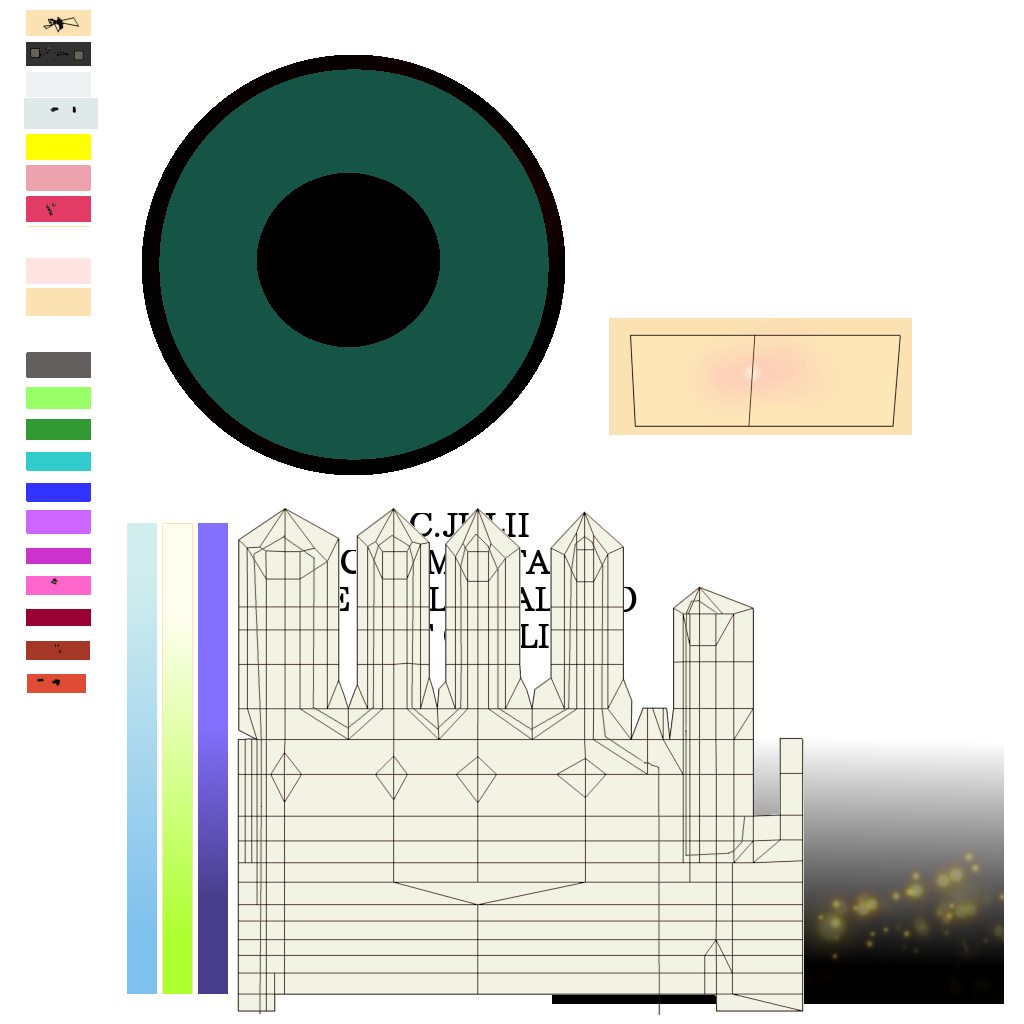
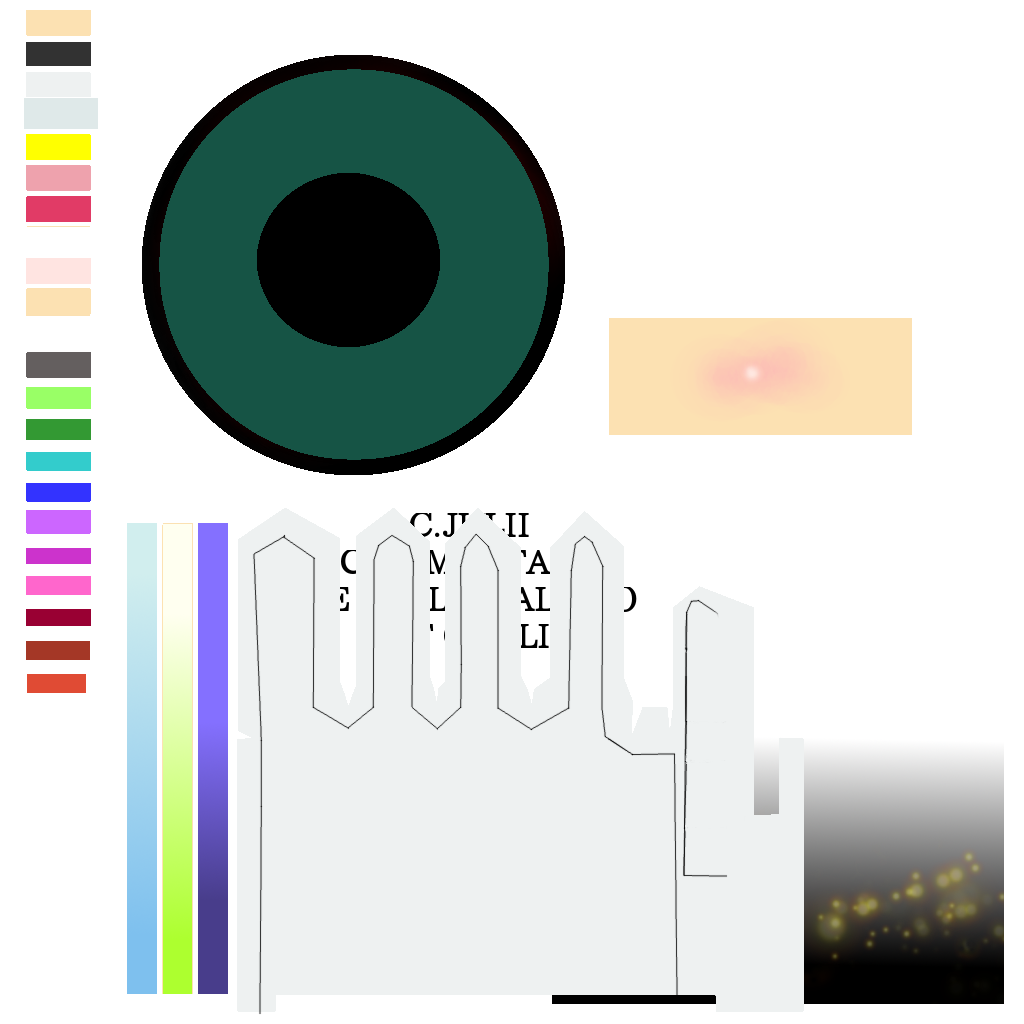
Layers edited between the first and the second 1024 × 1024 image:
hid "Sedna.png", painted on it over [left=30, top=16, right=901, bottom=1012]
painted on "line" over [left=607, top=612, right=747, bottom=1016]
